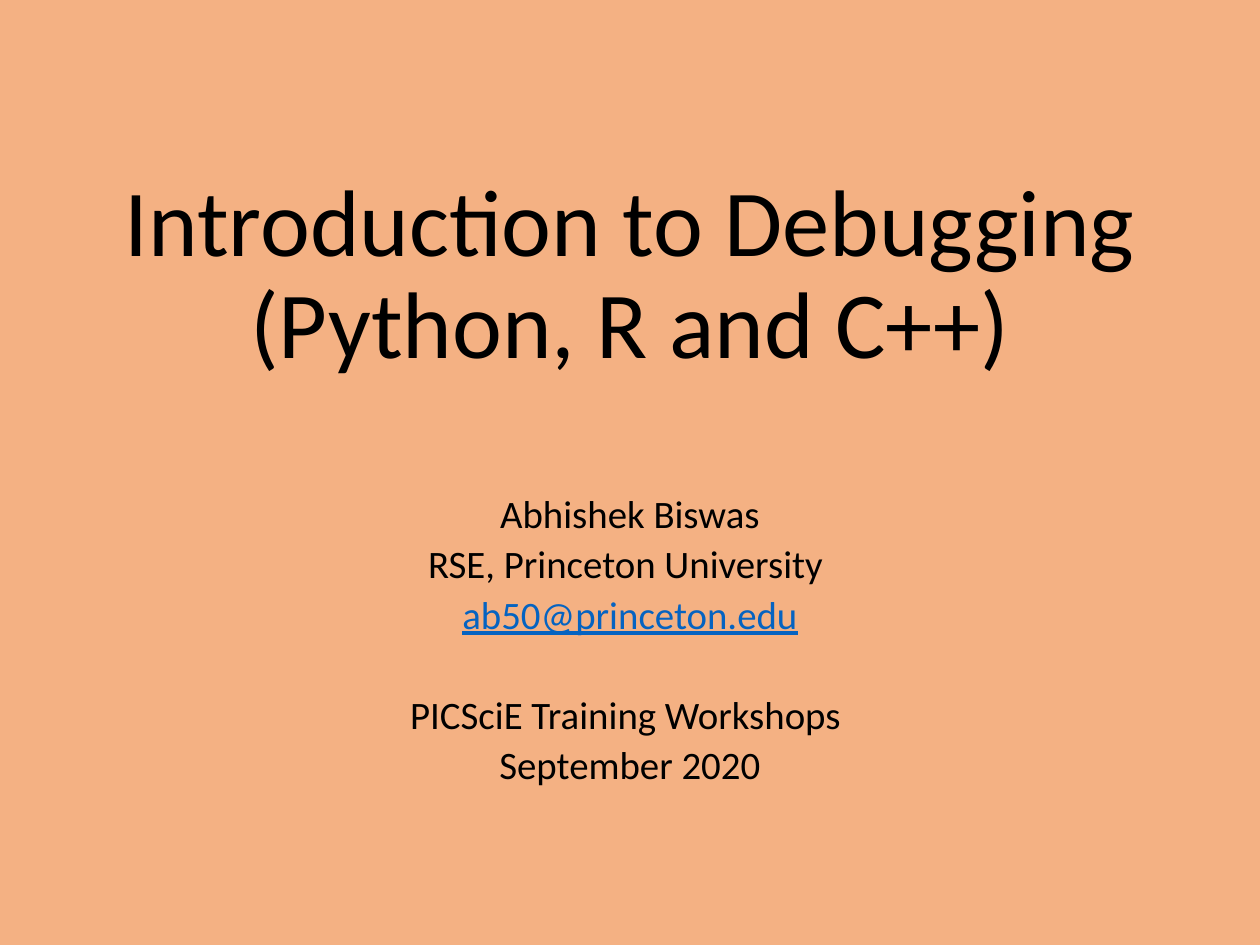
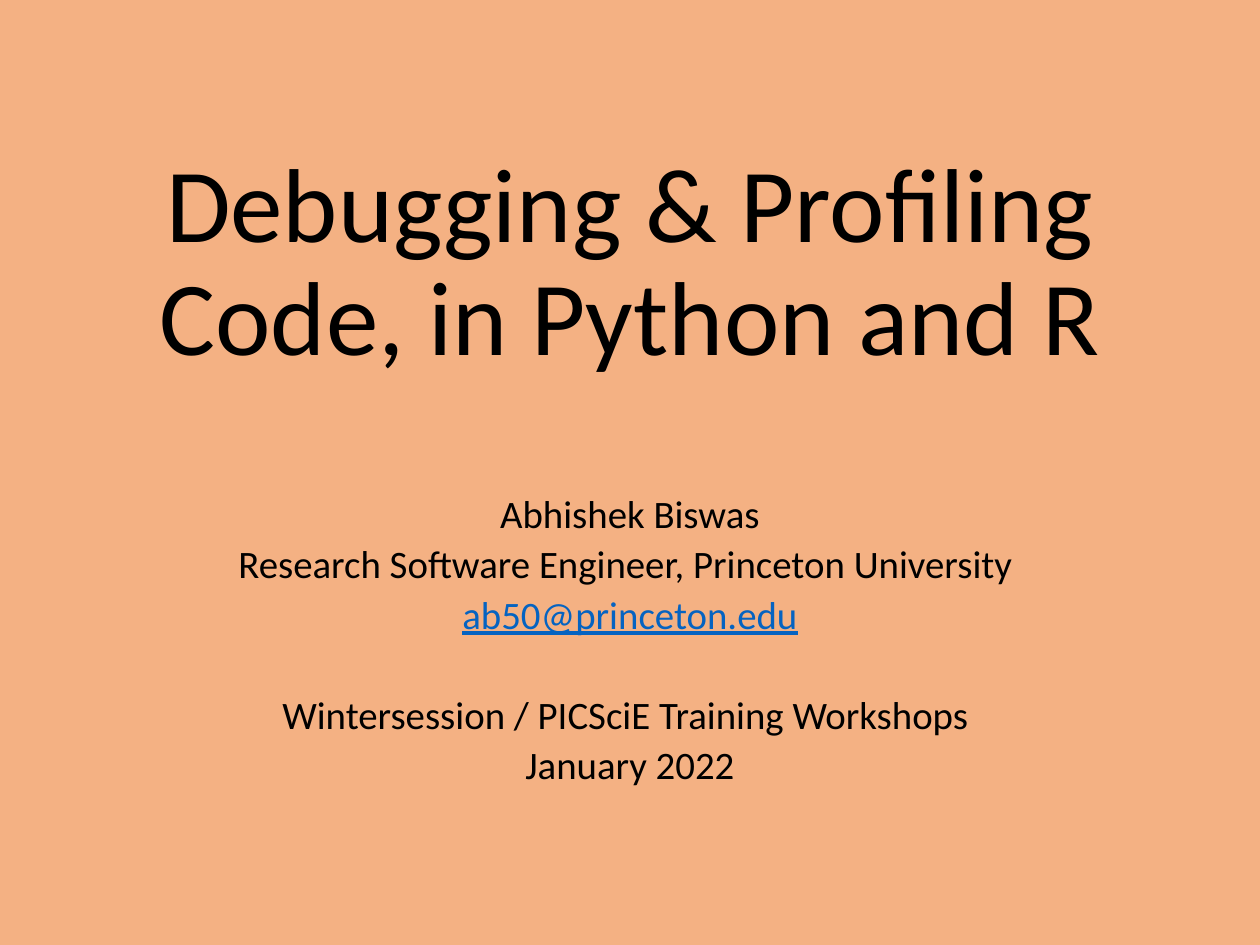
Before and after one commit to PrincetonUniversity/intro_debugging, a slide deck: slide 1 of 01_overview/Introduction_To_Debugging.pptx. Drawn at 1260x945 pixels with LibreOffice and Linux fonts; fonts in the diff are those of the drawing. Boxes give left, top, right and bottom in pixels: in the first picture for what was removed or moved away, otherwise in the second. Text is boxed around its words. In the diff, an @@ line names an element or a change of style, - is before the commit and + after.

Commit message:
Made edits to the python profile examples.

```diff
--- a/01_overview/Introduction_To_Debugging.pptx
+++ b/01_overview/Introduction_To_Debugging.pptx
@@ title at (160,169,1100,372): text changed; size 54 to 60 pt @@
-Introduction to Debugging (Python, R and C++)
+Debugging & Profiling Code, in Python and R
@@ subtitle at (238,551,1012,585): text changed @@
-RSE, Princeton University
+Research Software Engineer, Princeton University
@@ subtitle at (282,702,969,786): text changed @@
-PICSciE Training Workshops
-September 2020
+Wintersession / PICSciE Training Workshops
+January 2022
```
Also in this commit, not shown: 7 other slides changed, 6 slides added, 4 other files.
